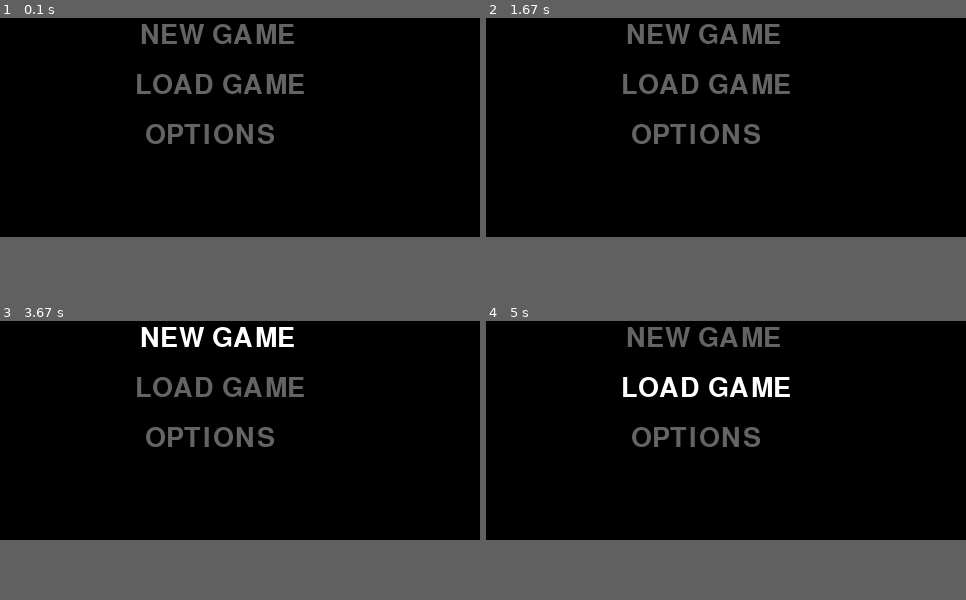
Above: before the commit, frames 1-4 (two rows, left to right).
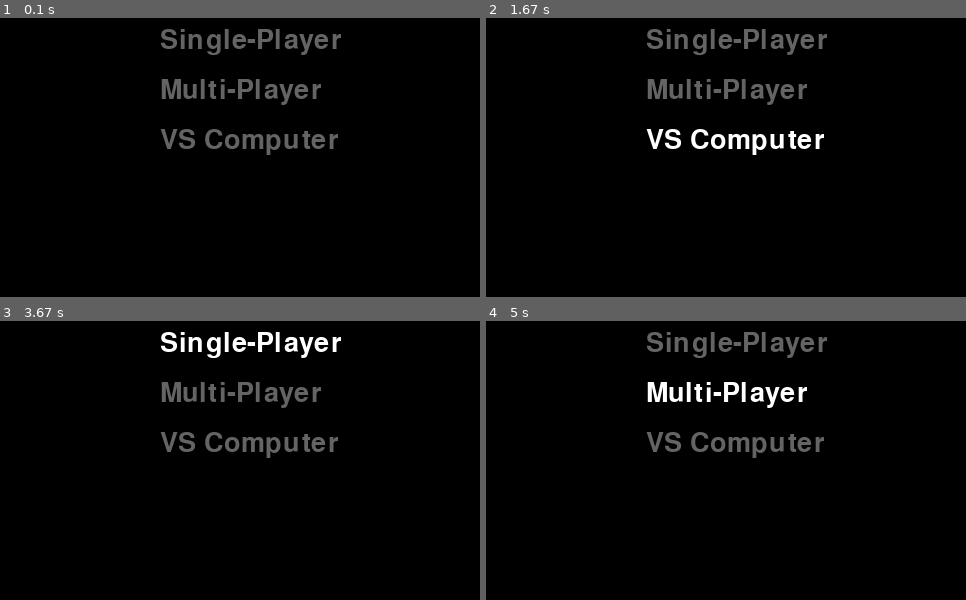
Above: after the commit, the same moments.

Repository: AST9712/A.L.L-Project
Game: pygame game, started from kacpersfolder/intro.py
Same seed, same stepped clock (60 frames per second), same inputs: the game is played once before the commit and once after it.
Inputs (mouse positions are in pixels of both pictures, inside the frame that each line leads up to):
- Up to frame 1 (0.1 s): no input
- Up to frame 2 (1.67 s): click (735, 40) at 0.38 s, where only the run after the commit has a clickable "Single-Player"; click (726, 132) at 0.72 s; click (577, 48) at 1.05 s; click (783, 140) at 1.38 s
- Up to frame 3 (3.67 s): click (outside the picture) at 1.72 s; click (244, 449) at 2.05 s; click (225, 346) at 2.38 s; click (outside the picture) at 2.72 s; click (249, 343) at 3.55 s, where only the run after the commit has a clickable "Single-Player"
- Up to frame 4 (5 s): click (577, 360) at 3.88 s; click (745, 393) at 4.72 s
The window is 480x320 before the commit and 480x380 after it. Grey fills any space a smaller window leaves; there, only what the larger window draws over its background counts as a difference.

The runs differ from the first frame. In frame 1, 5.1% of the frame differs, in the area x 28-72%, y 2-50%; in frame 2, 5.3%; in frame 3, 5.3%; in frame 4, 5.2%.

Commit message:
Centered the start menu text

Diff:
--- a/kacpersfolder/intro.py
+++ b/kacpersfolder/intro.py
@@ -1,7 +1,13 @@
 """
 Intro for the TIC-TAC-TOE game for our ALL Project
 """
-import pygame
+import pygame, sys
+from pygame.locals import *
+
+#variables
+screenWidth = 480
+screenHeight = 380
+centerW = (screenWidth/2) - 80
 
 class Option:
 
@@ -18,9 +24,9 @@
         screen.blit(self.rend, self.rect)
 
     def set_rend(self):
-        self.rend = menu_font.render(self.text, True, self.get_color())
+        self.rend = menu_font.render(self.text, 1, self.textcol())
 
-    def get_color(self):
+    def textcol(self):
         if self.hovered:
             return (255, 255, 255)
         else:
@@ -32,10 +38,11 @@
         self.rect.topleft = self.pos
 
 pygame.init()
-screen = pygame.display.set_mode((480, 320))
+screen = pygame.display.set_mode((screenWidth, screenHeight))
+pygame.display.set_caption('TIC-TAC-TOE')
 menu_font = pygame.font.Font(None, 40)
-options = [Option("NEW GAME", (140, 105)), Option("LOAD GAME", (135, 155)),
-           Option("OPTIONS", (145, 205))]
+options = [Option("Single-Player", (centerW, 110)), Option("Multi-Player", (centerW, 160)), Option("VS Computer", (centerW, 210))]
+
 while True:
     pygame.event.pump()
     screen.fill((0, 0, 0))
@@ -45,4 +52,8 @@
         else:
             option.hovered = False
         option.draw()
+    for event in pygame.event.get():
+        if event.type == QUIT:
+            pygame.quit()
+            sys.exit()
     pygame.display.update()
